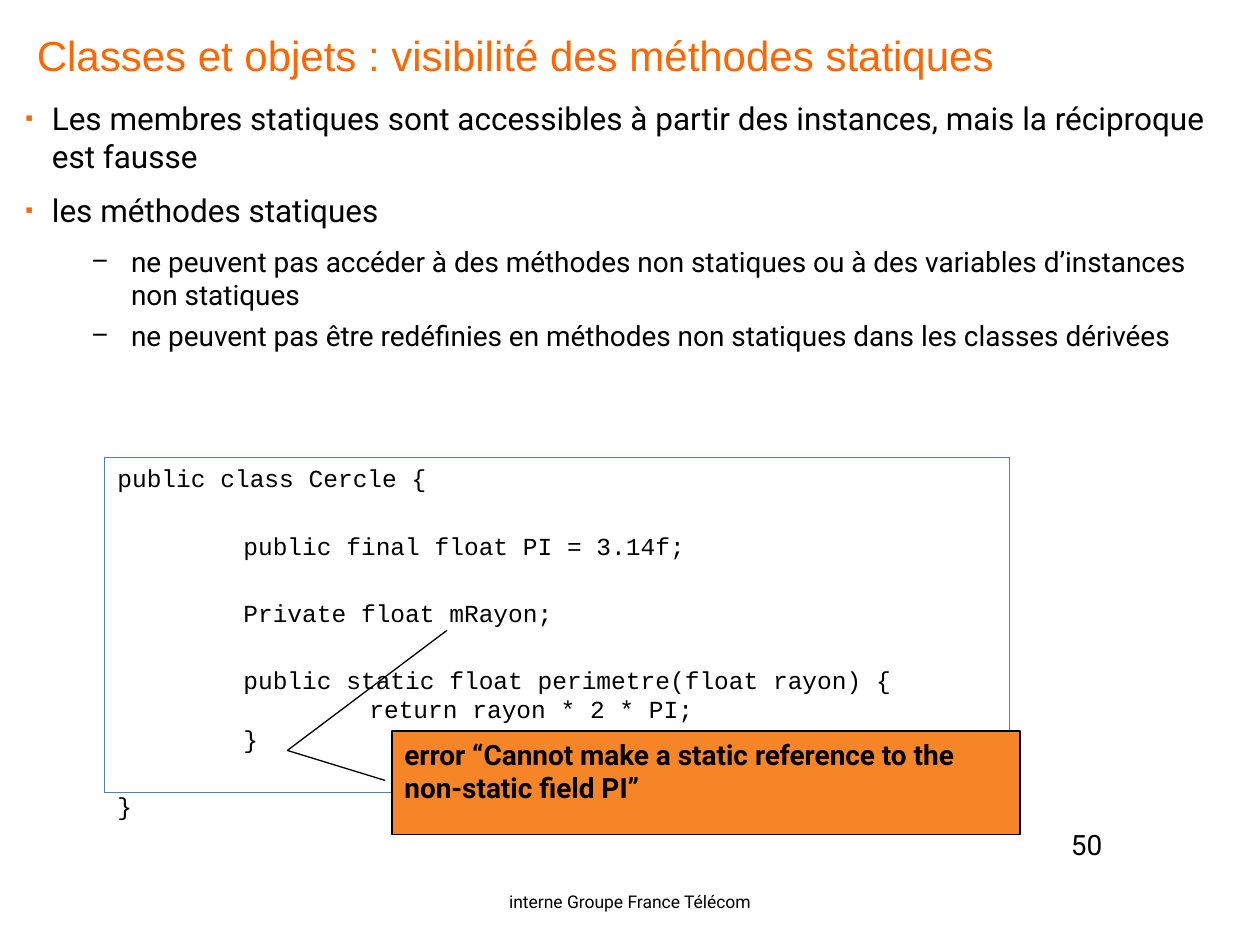
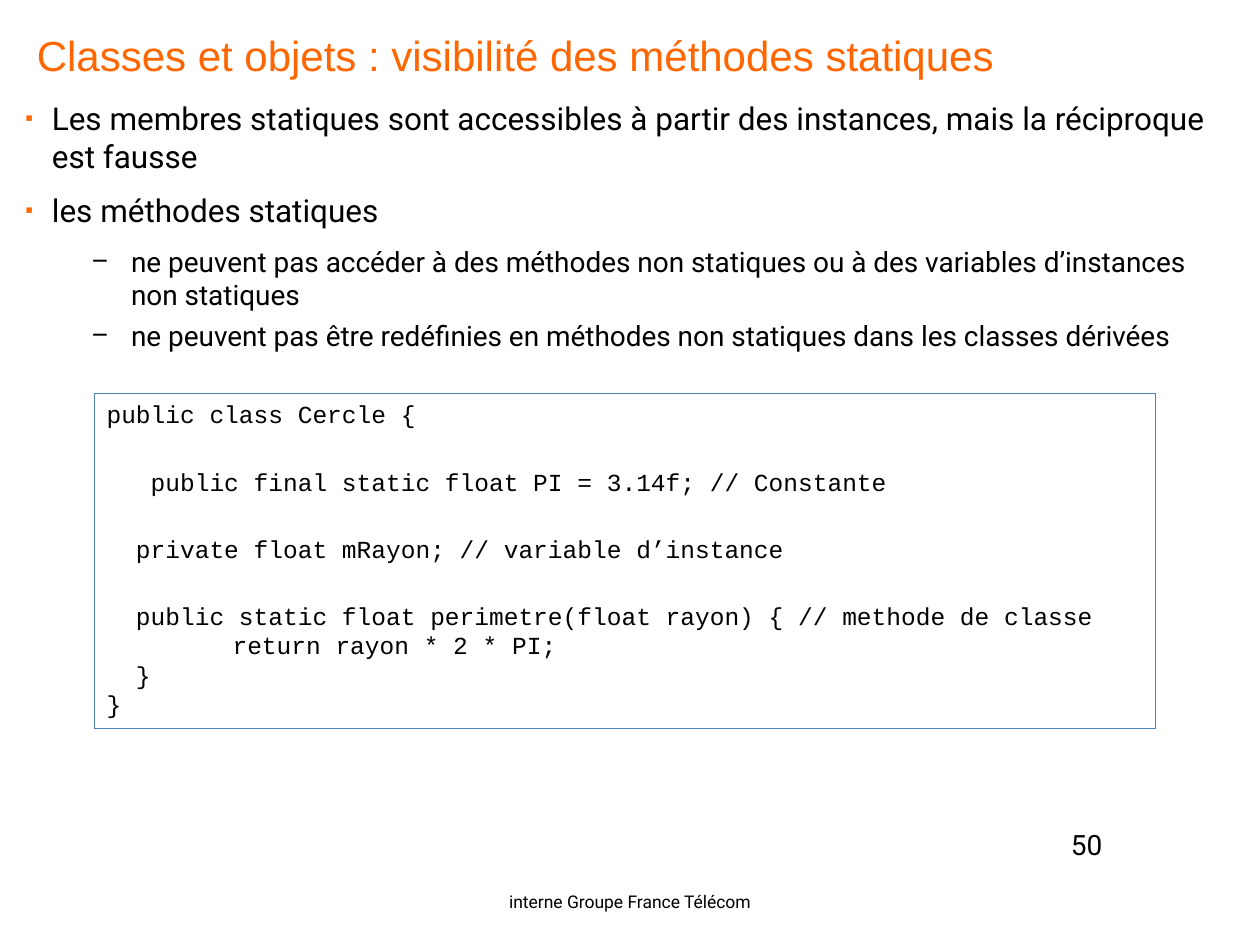
Before and after one commit to yplo6403/formationjava, a slide deck: slide 50 of doc/Java-OL1.pptx. Drawn at 1260x945 pixels with LibreOffice and Linux fonts; fonts in the diff are those of the drawing; background and template pictures are left out. Boxes give left, top, right and bottom in pixels: in the first picture for what was removed or moved away, otherwise in the second. Text is boxed around its words. In the diff, an @@ line names an element or a change of style, - is before the commit and + after.

```diff
--- a/doc/Java-OL1.pptx
+++ b/doc/Java-OL1.pptx
@@ rectangle "public class Cercle {": place and size @@
-rectangle "public class Cercle {" at bbox=[105, 457, 1009, 793]
+rectangle "public class Cercle {" at bbox=[94, 393, 1157, 728]
@@ text in rectangle at bbox=[136, 473, 1092, 630]: text changed @@
-public final float PI = 3.14f;
-Private float mRayon;
-public static float perimetre(float rayon) {
+public final static float PI = 3.14f; // Constante
+private float mRayon; // variable d’instance
+public static float perimetre(float rayon) { // methode de classe
@@ border callout removed at bbox=[392, 731, 1019, 834] @@
-error “Cannot make a static reference to the non-static field PI”
```
Also in this commit, not shown: 25 other slides changed, 1 slide added, 1 other file.
